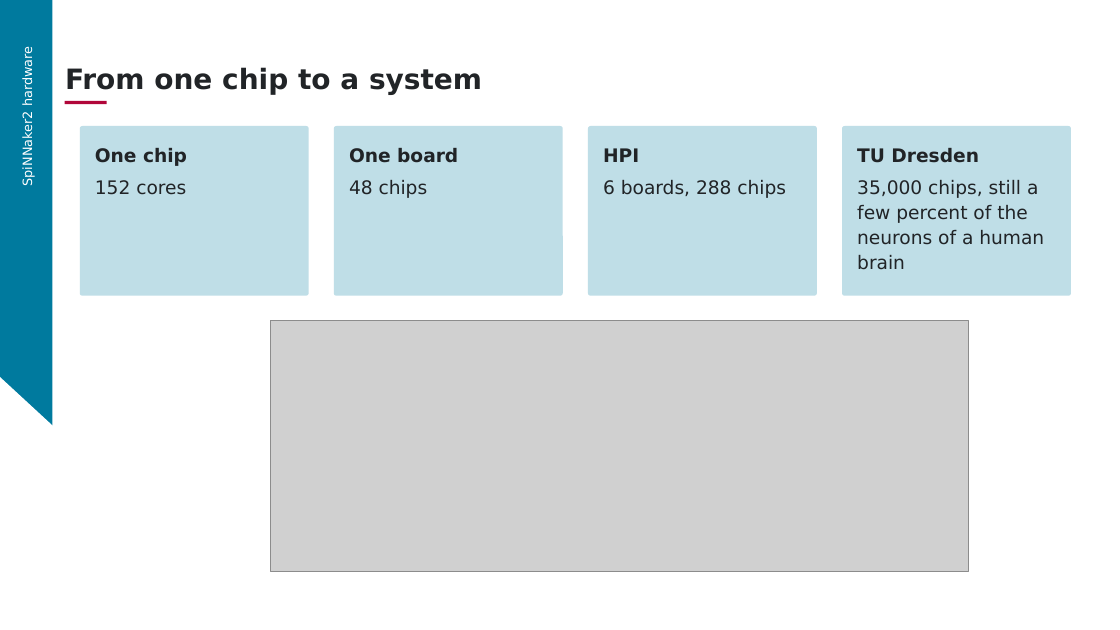
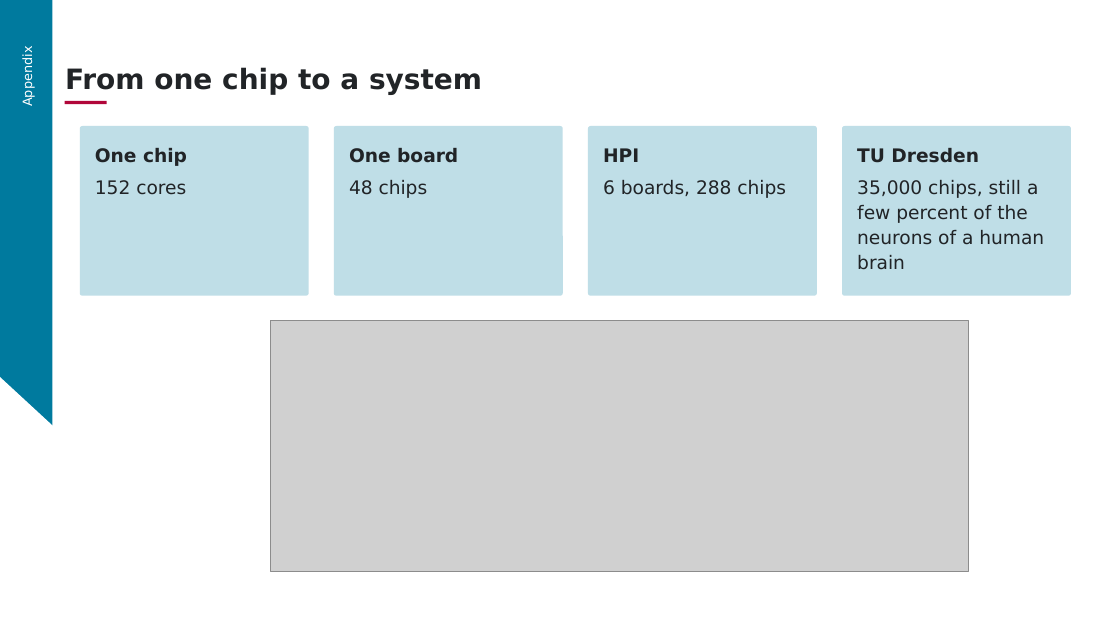
Before and after one commit to aihpi/workshop-spinnaker2, a slide deck: slide 29 of 02_workshop_design/slides/part1.pptx (slide 25 before the commit). Drawn at 1120x630 pixels with LibreOffice and Linux fonts; fonts in the diff are those of the drawing; grey boxes stand for pictures; background and template pictures are left out. Boxes give left, top, right and bottom in pixels: in the first picture for what was removed or moved away, otherwise in the second. Text is boxed around its words. In the diff, an @@ line names an element or a change of style, - is before the commit and + after.

```diff
--- a/02_workshop_design/slides/part1.pptx
+++ b/02_workshop_design/slides/part1.pptx
@@ text at box(20, 52, 35, 105): text changed @@
-SpiNNaker2 hardware
+Appendix
```
Also in this commit, not shown: 15 other slides changed, 10 other files.
